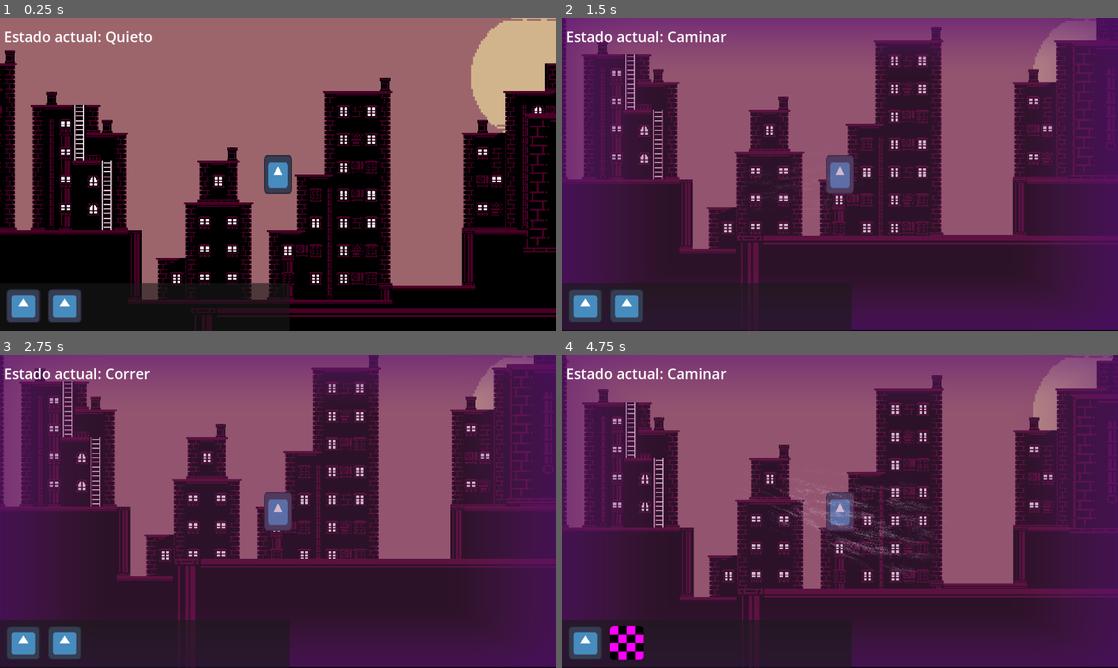
Above: before the commit, frames 1-4 (two rows, left to right).
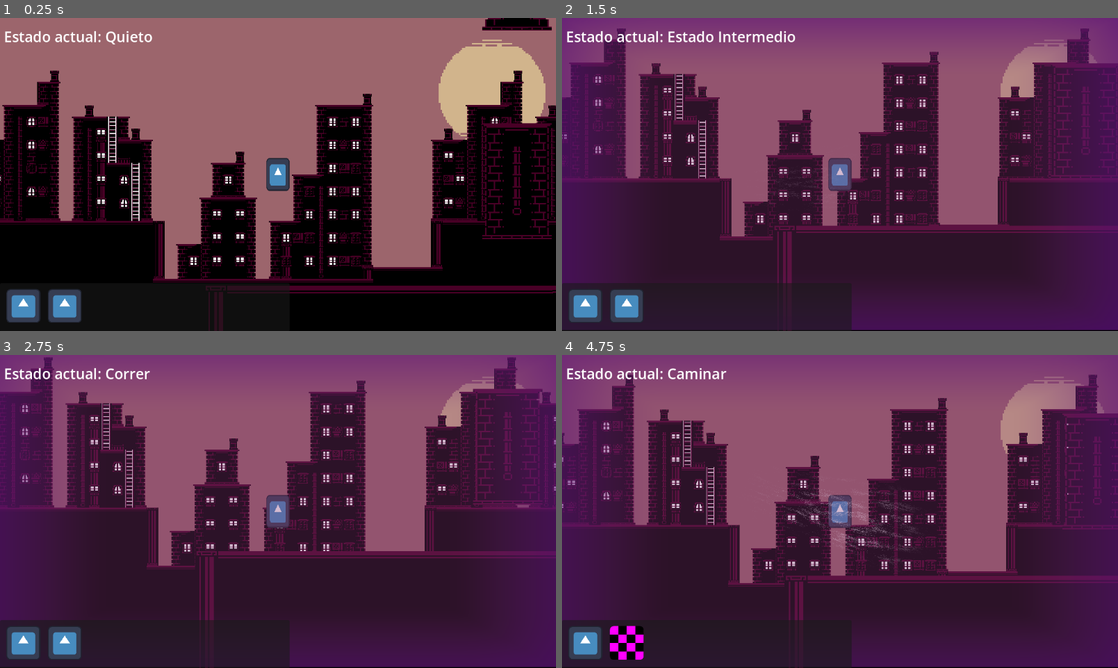
Above: after the commit, the same moments.

Repository: Proyecto-Carpincho/Proyecto-Carpincho
Game: Godot game, scene res://Scenes/main.tscn
Same seed, same stepped clock (60 frames per second), same inputs: the game is played once before the commit and once after it. The engine's default icon, where the game draws it, is replaced by a stand-in: a white triangle on a blue panel in a dark square.
Inputs (mouse positions are in pixels of both pictures, inside the frame that each line leads up to):
- Up to frame 1 (0.25 s): no input
- Up to frame 2 (1.5 s): move the mouse to (962, 158) at 0.52 s; hold D (Move Right) from 0.53 s (still down); tap Ctrl (Bullet Time) at 0.6 s; tap Space (Jump) at 0.77, 1.07 s; right-click (962, 158) at 0.8 s; move the mouse to (728, 190) at 1.27 s; right-click (728, 190) at 1.35 s
- Up to frame 3 (2.75 s): tap Space (Jump) at 1.52, 1.82, 2.3 s; tap Shift (Run) at 1.55 s; move the mouse to (333, 442) at 2.02 s; release D (Move Right) at 2.03 s; hold A (Move Left) from 2.03 s (still down); hold Shift (Run) from 2.03 s (still down)
- Up to frame 4 (4.75 s): move the mouse to (812, 574) at 2.77 s; release A (Move Left) at 2.78 s; release Shift (Run) at 2.78 s; hold D (Move Right) 2.78-4.28 s; tap Space (Jump) at 2.85, 3.02, 3.32, 3.77, 4.07, 4.52 s; tap Ctrl (Bullet Time) at 3.05, 3.6 s; move the mouse to (1006, 558) at 3.52 s; right-click (1006, 558) at 3.8 s; move the mouse to (673, 464) at 4.27 s; hold A (Move Left) from 4.28 s (still down); right-click (673, 464) at 4.35 s; tap Shift (Run) at 4.55 s

The runs differ from the first frame. In frame 1, 32% of the frame differs, in the area x 0-100%, y 0-100%; in frame 2, 26%; in frame 3, 25%; in frame 4, 29%.

Commit message:
Acutalizacion en movimiento del jugador
modifique unas cosas, comente codigo arregle bugs mejore un poco de lal y agregue MOSQUITOS (lo ultimo es ytph)

Diff:
--- a/Scenes/Character.tscn
+++ b/Scenes/Character.tscn
@@ -30,7 +30,7 @@
 texture = ExtResource("2_677pu")
 
 [node name="Camera2D" type="Camera2D" parent="."]
-zoom = Vector2(1.8, 1.8)
+zoom = Vector2(1.5, 1.5)
 
 [node name="Central State Machine" type="Node" parent="." node_paths=PackedStringArray("Player", "DashNode")]
 script = ExtResource("2_jo2ib")
@@ -41,6 +41,7 @@
 "Colgado Pared": NodePath("."),
 "Correr": NodePath("."),
 "Deslizarse Pared": NodePath("."),
+"Estado Intermedio": NodePath("."),
 "Muerte": NodePath("."),
 "Quieto": NodePath(".")
 })
@@ -57,8 +58,9 @@
 wait_time = 0.2
 one_shot = true
 
-[node name="Dash" parent="." node_paths=PackedStringArray("Player") instance=ExtResource("4_v7dgu")]
+[node name="Dash" parent="." node_paths=PackedStringArray("Player", "CentralStateMachine") instance=ExtResource("4_v7dgu")]
 Player = NodePath("..")
+CentralStateMachine = NodePath("../Central State Machine")
 TiempoDeRecarga = 0.1
 
 [connection signal="timeout" from="Cooldown Bullet Time" to="Central State Machine" method="_on_bullet_time_timeout"]
--- a/Scenes/main.tscn
+++ b/Scenes/main.tscn
@@ -269,8 +269,8 @@
 gravityMultiplyWall = 0.01
 walkVelocity = 170.0
 maxWalkVelocity = 200.0
-runVelocity = 125.0
-maxRunVelocity = 250.0
+runVelocity = 150.0
+maxRunVelocity = 300.0
 extraJump = 1
 extraJumpBoost = 1.6
 velocityJump = -150.0
--- a/Scripts/Efectos Visuales.gd
+++ b/Scripts/Efectos Visuales.gd
@@ -6,7 +6,7 @@
 	var ShaderTiem:ShaderMaterial = RelTiemp.material
 	ShaderTiem.set_shader_parameter("ColorDelBorde",ColorBorde)
 	get_tree().create_tween().tween_property(ShaderTiem,"shader_parameter/ColorDelFondo",ColorFondo,Tiempo)
-	var Relentiza:float = 0.3 if DetenerTiempo else 1
+	var Relentiza:float = 0.3 if DetenerTiempo else 1.0
 	get_tree().create_tween().tween_property(ShaderTiem,"shader_parameter/Bordeado",Relentiza,Tiempo)
 	if not DetenerTiempo:
 		get_tree().create_tween().tween_property(ShaderTiem,"shader_parameter/ColorDelFondo",Color(0.0, 0.0, 0.0, 0.0),Tiempo)
--- a/Scripts/Jugador/Estados Basicos Jugador.gd
+++ b/Scripts/Jugador/Estados Basicos Jugador.gd
@@ -1,53 +1,62 @@
 extends StateMachine
 
-
 """
-	Estados Basicos Jugador:
-		#Funcion:
-			Ser los la maquina de estado principal del jugador
-		#Notas:
-			Aun esta en proceso asi que no es del todo entendible su funcionamiento
-			(especialmente en nombres de funciones y variables).
-			Voy poco a poco mejorando eso
-			tiene 248 lineas 👀 siempre llego a casi las 300 por alguna razon (Te estoy viendo Cinematic Player)"""
-
-#region Variables
-@export var Player:CharacterBody2D=get_parent()
-##Nodo padre de la escena Dash
-@export var DashNode:Node2D
-
-var CountJump:int
-var inWall:bool
-var Cooldown:bool=true
-var Jumping:bool
-var ExtraJump:bool
-var IsInCoyoteTime:bool
-var a:bool #Buen nombre eh
-var wallDirection:int
-var InFloor:bool
-
-
-#region Timers
+Estados Básicos del Jugador:
+	# Función:
+		Esta es la máquina de estados principal del jugador.
+		Maneja locomoción, salto, wall jump, wall slide, dash y bullet time.
+
+	# Notas:
+		⚠️ Todavía en desarrollo → algunos nombres de funciones/variables no están bien pulidos.
+		Tiende a crecer mucho (248+ líneas 👀).
+		Mejorar modularización puede ayudar a reducir tamaño.
+"""
+
+#region === Variables principales ===
+@export var Player:CharacterBody2D = get_parent()   ## Nodo jugador
+@export var DashNode:Node2D                        ## Nodo intermediario que conecta con la StateMachine del Dash
+
+var CountJump:int                                  ## Saltos restantes (para double-jump o más)
+var inWall:bool                                    ## True si el jugador está en la pared
+var Cooldown:bool = true                           ## Control del tiempo de recarga (Bullet Time)
+var Jumping:bool                                   ## True mientras se mantiene un salto activo
+var ExtraJump:bool                                 ## True si se ejecuta un salto extra
+var IsInCoyoteTime:bool                            ## True si el jugador puede saltar después de salir del suelo
+var a:bool                                         ## Flag auxiliar para control de saltos
+var wallDirection:int                              ## Dirección de la pared (-1 izquierda, 1 derecha)
+var InFloor:bool                                   ## True si estaba en el piso en el frame anterior
+#endregion
+
+
+#region === Timers ===
 @onready var TimerBulletTime:Timer = Player.get_node("Cooldown Bullet Time")
 @onready var TimerCoyote:Timer = Player.get_node("Timer Coyote")
 #endregion
-#endregion Variables
-
-
+
+
+#region === Ciclo de vida ===
 func _ready() -> void:
 	SetActualState("Quieto")
 
 func _physics_process(delta: float) -> void:
 	ExecutePhysics(delta)
-
-
-func _PhysicsMatch(delta:float,State:String) -> void:
+#endregion
+
+
+#region === Lógica de estados ===
+func _PhysicsMatch(delta:float, State:String) -> void:
+	## Actualiza la UI con el estado actual
 	Ui.SetState(State)
+
+	## Reset de rotación en estados básicos
 	if State in ["Correr","Quieto","Caminar"]:
 		Player.setShapeRotation()
+
+	# --- Lógica de estados individuales ---
 	match State:
+
 		"Quieto":
-			Player.velocity.x = move_toward(Player.velocity.x,0,delta*250)
+			Player.velocity.x = move_toward(Player.velocity.x, 0, delta*250)
 			if Player.inputWalk() != 0:
 				SetActualState("Caminar")
 			jump()
@@ -56,60 +65,62 @@
 		"Caminar":
 			Player.velocity.x += Player.inputWalk() * Player.walkVelocity * delta
 
-			if abs(Player.velocity.x)>Player.maxWalkVelocity:
-				Player.velocity.x=Player.inputWalk() * Player.maxWalkVelocity
-
+			# Limitar velocidad máxima
+			if abs(Player.velocity.x) > Player.maxWalkVelocity:
+				Player.velocity.x = Player.inputWalk() * Player.maxWalkVelocity
+
+			# Transiciones de estado
 			if Player.inputWalk() == 0:
 				SetActualState("Quieto")
 			if Player.inputRun():
 				SetActualState("Correr")
+
 			InputToWall()
-
 			jump()
 
+			# Cambio de dirección → aplicar freno
 			var Direccion = -1 if Player.velocity.x < 0 else 1
-
 			if Direccion != Player.inputWalk():
-				Player.velocity.x = Player.velocity.x*0.9
+				Player.velocity.x *= 0.9
 
 		"Correr":
-			if Player.inputWalk()!=0:
+			if Player.inputWalk() != 0:
 				Player.velocity.x += Player.inputWalk() * Player.runVelocity * delta
-				if abs(Player.velocity.x)>Player.maxRunVelocity:
-
-					Player.velocity.x=Player.inputWalk() * Player.maxRunVelocity
+
+				# Limitar velocidad máxima
+				if abs(Player.velocity.x) > Player.maxRunVelocity:
+					Player.velocity.x = Player.inputWalk() * Player.maxRunVelocity
 
 				var Direccion = -1 if Player.velocity.x < 0 else 1
-
 				if Direccion != Player.inputWalk():
-					Player.velocity.x = Player.velocity.x*0.9
-
+					Player.velocity.x *= 0.9
+
+			# Transiciones de estado
 			if Player.inputWalk() == 0 and not Player.inputRun():
 				SetActualState("Quieto")
 			if not Player.inputRun():
 				SetActualState("Caminar")
+
 			InputToWall()
-
 			jump(Player.jumpMultiplyBoosted)
 
 		"Colgado Pared":
-			inWall= true
+			inWall = true
 			if Player.is_on_floor() or not Player.isOnWall():
 				SetActualState("Quieto")
-				inWall= false
+				inWall = false
 
 			if Player.inputWall() != 0:
 				Player.velocity.y = 0
 				SetActualState("Deslizarse Pared")
 
 			if Player.velocity.y < 0:
-
-				Player.velocity.y = Player.velocity.y *0.1
+				Player.velocity.y *= 0.1
 
 			wallJump()
 
 		"Deslizarse Pared":
-			inWall= true
+			inWall = true
 			Player.velocity.y = Player.wallVelocity * 1.5 * Player.inputWall() * delta
 			if (Player.is_on_floor() and Player.inputWall() == 0) or (not Player.isOnWall() and not Player.is_on_floor()):
 				SetActualState("Quieto")
@@ -124,125 +135,136 @@
 		"Muerte":
 			pass
 
-	#region Default cosas que todos los estados comparten
-
-
-	var EnDash:bool =DashNode.EnDash
-	if DashNode:
-		EnDash =DashNode.EnDash
-
-
-	#Gravedad
-	#este if actua cuando no esta en el piso, no tiene coyote time y ademas no esta Dasheando
+		"Estado Intermedio":
+			pass
+#endregion
+
+
+#region === Lógica común para todos los estados ===
+	# Variables del dash
+	var EnDash:bool = DashNode.EnDash if DashNode else false
+
+	# Gravedad (si no está en suelo, no hay coyote time y no está en dash)
 	if (not Player.is_on_floor() and TimerCoyote.is_stopped()) and not EnDash:
-		var multiplyGravity:float= 1 if not inWall else Player.gravityMultiplyWall
-
+		var multiplyGravity:float = 1 if not inWall else Player.gravityMultiplyWall
 		if Player.velocity.y < (Player.maxGravity * multiplyGravity) or State=="Deslizarse Pared":
 			Player.velocity.y += Player.gravity * multiplyGravity * delta
 		else:
 			Player.velocity.y = Player.maxGravity * multiplyGravity
 
-	#estado para morir
+	# Estado de muerte
 	if Player.life == 0:
-		#Aun no tiene nada por que no tenemos interfaz aun para poner algo como "te moriste we"
 		SetActualState("Muerte")
-	#region Bullet time
+
+	#region Bullet Time
 	if Input.is_action_just_pressed("Bullet Time") and Cooldown and Player.buTimeIsActive:
 		Cooldown = false
 		EfectosVisuales.RelentizarTiempo(0.3)
 		await get_tree().create_timer(0.15).timeout
 		Engine.time_scale = 0.35
 		await get_tree().create_timer(Player.bulletTimesec).timeout
-		EfectosVisuales.RelentizarTiempo(1,false)
+		EfectosVisuales.RelentizarTiempo(1, false)
 		Engine.time_scale = 1
 		TimerBulletTime.wait_time = Player.Cooldown
 		TimerBulletTime.start()
 		Ui.RecargaBulletTime(Player.Cooldown)
-	#endregion Bullet time
-
-	#Input Dash
-	if Input.is_action_just_pressed("Dash")and(DashNode.ActualState.find("Dash") == -1):
-		#dato importante uso al nodo que es padre del state machine como intermediario.
-		#Ya que como es una escena distinta no puedo acceder a sus nodos hijos (bueno si puedo pero no debo)
+	#endregion
+
+	# Input Dash
+	if Input.is_action_just_pressed("Dash") and (DashNode.ActualState.find("Dash") == -1):
 		DashNode.InicioEstado = true
 		DashNode.SetEstadoActual("Dash")
+
+	# Coyote Time + movimiento base
 	CoyoteTime()
 	Player.move_and_slide()
-	#endregion
-
-
+#endregion
+
+
+#region === Funciones auxiliares ===
 func InputToWall():
+	## Detecta si debe transicionar a estados de pared
 	if not Player.is_on_floor() and Player.isOnWall():
-		Player.velocity.y=0
+		Player.velocity.y = 0
 		SetActualState("Colgado Pared")
 	if Player.isOnWall() and Player.inputWall() != 0:
 		SetActualState("Deslizarse Pared")
 
 
-func jump(Multiply:float=1.0)->void:
+func jump(Multiply:float=1.0) -> void:
+	## Maneja salto normal, extra jump y coyote time
 	if Player.is_on_floor():
 		a = true
+
 	if Player.inputJump():
 		if Player.is_on_floor() or (IsInCoyoteTime and a):
 			a = false
-			CountJump=Player.extraJump
-			Jumping=true
+			CountJump = Player.extraJump
+			Jumping = true
 			if IsInCoyoteTime:
 				Player.velocity.y = 0
 				IsInCoyoteTime = false
 				TimerCoyote.stop()
-		elif CountJump!=0:
+		elif CountJump != 0:
 			if Player.velocity.y < 0:
 				Player.velocity.y = 0
-
-			CountJump-=1
-			Jumping=true
-			ExtraJump=true
+			CountJump -= 1
+			Jumping = true
+			ExtraJump = true
+
 	if Player.is_on_floor():
-		CountJump=Player.extraJump
-
-	#el input y el salto estan en partes distintas para hacer que el jugador pueda nivelar la fuerza del salto hasta un maximo
+		CountJump = Player.extraJump
+
+	# Controla la fuerza del salto (según cuánto se mantiene pulsado)
 	if Jumping:
 		if not ExtraJump:
-			Player.velocity.y+=Player.velocityJump*Multiply* 0.25
-			if Player.velocity.y < Player.velocityJump*Multiply or not Player.inputIsJumping():
-				Jumping=false
+			Player.velocity.y += Player.velocityJump * Multiply * 0.25
+			if Player.velocity.y < Player.velocityJump * Multiply or not Player.inputIsJumping():
+				Jumping = false
 		else:
-			ExtraJump=false
-			Player.velocity.y=Player.velocityJump*Multiply* Player.extraJumpBoost
-
-
-func wallJump()->void:
-	##hay un bug donde cuando se pone una posicion muy justa y saltas estando en el estado "quieto" salta y la variable Jumping hace cosas raras y se pone a volar
+			ExtraJump = false
+			Player.velocity.y = Player.velocityJump * Multiply * Player.extraJumpBoost
+
+
+func wallJump() -> void:
+	"""
+	Maneja el salto en pared (wall jump).
+	⚠️ Existe un bug:
+		Si el jugador salta al lado de la pared pero estando en el piso, primero hace salto normal y despues hace salto en pared
+	"""
 	if Player.inputJump():
 		if Player.isOnWall():
-			CountJump=Player.extraJump
-			Jumping=true
-			wallDirection=Player.getShapeDireccion()
-			Player.velocity.y=0
+			CountJump = Player.extraJump
+			Jumping = true
+			wallDirection = Player.getShapeDireccion()
+			Player.velocity.y = 0
 	if Jumping:
 		if wallDirection == 0:
-			wallDirection=Player.getShapeDireccion()
+			wallDirection = Player.getShapeDireccion()
 		Player.setShapeRotation(-1 * wallDirection)
 		if not Player.isOnWall():
-			Player.velocity.y+=Player.wallJumpVelocity
-			Player.velocity.x=-1 * wallDirection * Player.runVelocity * 1.5
-
+			Player.velocity.y += Player.wallJumpVelocity
+			Player.velocity.x = -1 * wallDirection * Player.runVelocity * 1.5
 	else:
-		wallDirection=0
+		wallDirection = 0
+
 
 func _on_bullet_time_timeout() -> void:
 	Cooldown = true
 
+
 func CoyoteTime():
+	## Maneja el tiempo de "coyote" (puede saltar poco después de dejar el suelo)
 	if Player.is_on_floor():
 		TimerCoyote.stop()
 		InFloor = true
 		IsInCoyoteTime = false
 	elif TimerCoyote.is_stopped() and InFloor:
 		TimerCoyote.start()
-		InFloor =false
+		InFloor = false
 		IsInCoyoteTime = true
+
 
 func _on_timer_coyote_timeout() -> void:
 	IsInCoyoteTime = false
+#endregion
--- a/Scripts/Jugador/Habilidades Modulares/Dash/Dash.gd
+++ b/Scripts/Jugador/Habilidades Modulares/Dash/Dash.gd
@@ -1,19 +1,31 @@
 extends Node2D
-
 
 """
 Nodo Dash:
-	Funcion:
-		Es el Intermediario entre la maquina de estados del Dash y La maquina de estados central o otras
-		hago esto por seguridad y tener un camino donde se quien, que y como hacen cosas en la maquina de estados Dash.
-		A y tambien para que la maquina de dash interactue con Player o otros"""
+	Función:
+		Es el intermediario entre la máquina de estados del Dash y la máquina de estados central (u otras).
+		La idea es tener un nodo "puente" que controle la comunicación y seguridad:
+			- Quién cambia estados
+			- Cómo interactúan
+			- Qué variables se exponen
+		Así, la máquina de Dash puede interactuar con Player u otros sin ensuciar lógica directamente.
+"""
 
-@export var DashNode:StateMachine
-@export var Player:CharacterBody2D
-@export var TiempoDeRecarga:float:
+#region === Export variables ===
+@export var DashNode:StateMachine          ## Referencia a la máquina de estados específica del Dash
+@export var Player:CharacterBody2D         ## Referencia al jugador
+@export var CentralStateMachine:StateMachine ## Referencia a la máquina de estados central del personaje
+
+@export var TiempoDeRecarga:float:         ## Tiempo de recarga del dash
 	set(Var):
 		TiempoDeRecarga = Var
-		DashNode.TiempoDeRecarga = Var
+		DashNode.TiempoDeRecarga = Var      ## Se propaga el valor hacia el nodo Dash interno
+#endregion
+
+
+#region === Propiedades proxy ===
+## Estas propiedades son "espejos" de las variables internas de DashNode
+## Permiten acceder/modificar su valor desde este nodo intermediario.
 
 var EnDash:bool:
 	get():
@@ -25,13 +37,21 @@
 	get:
 		return DashNode.ActualState
 	set(Var):
-		DashNode.ActualState=Var
+		DashNode.ActualState = Var
 
 var InicioEstado:bool:
 	get:
 		return DashNode.InicioEstado
 	set(Var):
-		DashNode.InicioEstado=Var
+		DashNode.InicioEstado = Var
+#endregion
 
+
+#region === Métodos ===
 func SetEstadoActual(Estado:String) -> void:
+	"""
+	Establece el estado actual de la máquina de Dash.
+	En vez de llamar directamente al DashNode, se pasa por este nodo intermediario.
+	"""
 	DashNode.SetActualState(Estado)
+#endregion
--- a/Scripts/Jugador/Habilidades Modulares/Dash/Estado Dash.gd
+++ b/Scripts/Jugador/Habilidades Modulares/Dash/Estado Dash.gd
@@ -1,89 +1,148 @@
 extends StateMachine
 
-@onready var Player:CharacterBody2D = get_parent().Player
+#region === Referencias a nodos del padre ===
+@onready var Player:CharacterBody2D = get_parent().Player   ## Personaje principal controlado por el estado
+@onready var Line2d:Line2D = get_parent().get_node("Line2D") ## Línea que indica dirección del dash
+@onready var Viento:Line2D = get_parent().get_node("Line2D2") ## Línea que simula el efecto de viento durante el dash
+@onready var timerDash:Timer = get_parent().get_node("Timer Dash") ## Timer que controla la duración del dash
+@onready var timerRecarga:Timer = get_parent().get_node("Timer Recarga") ## Timer que controla el cooldown antes de poder volver a hacer dash
+#endregion
 
-@onready var Line2d:Line2D =get_parent().get_node("Line2D")
-@onready var Viento:Line2D =get_parent().get_node("Line2D2")
-@onready var timerDash:Timer= get_parent().get_node("Timer Dash")
-@onready var timerRecarga:Timer= get_parent().get_node("Timer Recarga")
 
+#region === Variables de control ===
+var MousePosition:Vector2      ## Posición del mouse relativa al jugador |
+var GlobalMouse:Vector2        ## Posición global del mouse (con respecto a la escena) |
+var velocidadPostion:Vector2   ## (No usada aún, parece reservada para cálculos de velocidad futura) |
+
+var EnDash:bool                 ## Indica si el jugador está actualmente en un dash |
+var InicioEstado:bool           ## Marca si es el inicio del estado (primer frame en Dash) |
+var PrimerFrameEnDash:bool      ## True solo en el primer frame del dash |
+var TiempoDeRecarga:float       ## Tiempo de recarga antes de poder volver a usar dash |
+var CambioStado:bool            ## Marca si hubo un cambio de estado entre Dash/SinDash |
+var EstadoAnterior:String       ## Guarda el estado anterior antes de entrar en Dash |
+var ActivarViento:bool                   ## Flag usado para inicializar animación del viento |
+#endregion
+
+
+#region === Procesos de física ===
 func _physics_process(delta: float) -> void:
+	"""
+	Loop principal de física.
+	Se delega a ExecutePhysics (definido en la clase base StateMachine).
+	"""
 	ExecutePhysics(delta)
+#endregion
 
-var MousePosition:Vector2
-var GlobalMouse:Vector2
-var velocidadPostion:Vector2
-var EnDash:bool
-var InicioEstado:bool
-var PrimerFrameEnDash:bool
-var TiempoDeRecarga:float
 
-func _PhysicsMatch(delta: float, State: String) -> void:
+#region === Manejo de estados ===
+func _PhysicsMatch(_delta: float, State: String) -> void:
+	"""
+	Dependiendo del estado actual (Dash o SinDash)
+	se ejecuta la lógica correspondiente.
+	"""
 	match State:
+
+		#region --- Estado DASH ---
 		"Dash":
+			CambioStado = true
+
+			# Solo puede hacer dash si el timer de recarga terminó
 			if timerRecarga.is_stopped():
+				# Mostrar la línea de dirección al inicio
 				if InicioEstado:
 					Line2d.set_visible(true)
 
+				# Actualizar la línea de dirección hacia el mouse
 				if Line2d.is_visible():
 					MousePosition = get_parent().get_local_mouse_position()
 					MousePosition = MousePosition if MousePosition.length() < 150 else MousePosition.normalized() * 150
 					GlobalMouse = get_parent().to_global(MousePosition)
 					Line2d.set_point_position(1, MousePosition)
 
+				# Inicio del dash al presionar la tecla
 				if Input.is_action_just_pressed("Dash") and not InicioEstado:
-					Test = true
+					# Asegura que el CentralStateMachine cambie a un estado intermedio
+					if get_parent().CentralStateMachine.ActualState[0] != "Estado Intermedio":
+						EstadoAnterior = get_parent().CentralStateMachine.ActualState[0]
+						get_parent().CentralStateMachine.SetActualState("Estado Intermedio")
+					ActivarViento = true
 					Line2d.set_visible(false)
 					EnDash = true
 					PrimerFrameEnDash = true
 					timerDash.start()
 					Viento.set_visible(true)
 
+				# Mientras esté en dash
 				if EnDash:
-					# Rotación del sprite según dirección X
+					# Rotación según dirección X
 					Player.setShapeRotation(1 if MousePosition.normalized().x > 0 else -1)
 
-					# Dirección hacia el mouse
+					# Dirección hacia el mouse (limitada en Y para evitar dash muy verticales)
 					var dir = MousePosition.normalized()
-					# Limitar componente Y para dash casi horizontal
 					dir.y = clamp(dir.y, -0.3, 0.3)
 					dir = dir.normalized()
 
-					# Velocidad objetivo de dash
-					var target_velocity = dir * 1250  # velocidad máxima de dash
+					# Velocidad objetivo del dash
+					var target_velocity = dir * 1250
 
-					# Aceleración suave usando lerp
+					# Movimiento interpolado hacia la velocidad objetivo
 					var acceleration_factor = 0.2
 					Player.velocity = Player.velocity.lerp(target_velocity, acceleration_factor)
 
-					# Efectos de viento
+					# Animación visual del viento
 					MovimientoViento()
 
-					if not PrimerFrameEnDash and (timerDash.is_stopped() or Player.global_position.distance_to(GlobalMouse) < 10 \
-						or Player.global_position.distance_to(GlobalMouse) > 200 or Input.is_action_pressed("Jump") or Player.isOnWall()):
-						Player.velocity *= 0.3
+					# Condiciones de salida del dash
+					if not PrimerFrameEnDash and (
+						timerDash.is_stopped()
+						or Player.global_position.distance_to(GlobalMouse) < 10
+						or Player.global_position.distance_to(GlobalMouse) > 200
+						or Input.is_action_pressed("Jump")
+						or Player.isOnWall()
+					):
+						Player.velocity *= 0.3  # Frenar al salir
 						EnDash = false
 						timerRecarga.wait_time = TiempoDeRecarga
 						timerRecarga.start()
-						Ui.RecargaDash(TiempoDeRecarga)
+						Ui.RecargaDash(TiempoDeRecarga)  # Llamada a UI
 						SetActualState("SinDash")
 
+				# Reset de banderas
 				InicioEstado = false
 				PrimerFrameEnDash = false
+		#endregion
 
 
-var Test:bool
+		#region --- Estado SIN DASH ---
+		"SinDash":
+			# Al salir del dash, restaurar el estado anterior
+			if CambioStado:
+				CambioStado = false
+				get_parent().CentralStateMachine.SetActualState(EstadoAnterior)
+		#endregion
+#endregion
+
+
+#region === Animación de viento ===
 func MovimientoViento():
+	"""
+	Actualiza la posición de las líneas del viento y
+	ejecuta animaciones de opacidad en el shader para dar efecto visual.
+	"""
 	const Tamaño:float = 150
-	Viento.set_point_position(1,MousePosition.normalized() * Tamaño)
-	Viento.set_point_position(0,(MousePosition * -1).normalized() * Tamaño)
-	if Test:
-		Test = false
+	Viento.set_point_position(1, MousePosition.normalized() * Tamaño)
+	Viento.set_point_position(0, (MousePosition * -1).normalized() * Tamaño)
+
+	if ActivarViento:
+		ActivarViento = false
 		var ShaderViento:ShaderMaterial = Viento.material
-		ShaderViento.set_shader_parameter("Alpha",0.0)
+		ShaderViento.set_shader_parameter("Alpha", 0.0)
 
+		# Aparición progresiva
 		await get_tree().create_timer(0.0005).timeout
-		get_tree().create_tween().tween_property(ShaderViento,"shader_parameter/Alpha",1.0,0.15)
+		get_tree().create_tween().tween_property(ShaderViento, "shader_parameter/Alpha", 1.0, 0.15)
 
+		# Cambio de intensidad
 		await get_tree().create_timer(0.2).timeout
-		get_tree().create_tween().tween_property(ShaderViento,"shader_parameter/Alpha",2.0,0.2)
+		get_tree().create_tween().tween_property(ShaderViento, "shader_parameter/Alpha", 2.0, 0.2)
+#endregion
--- a/Scripts/Jugador/player.gd
+++ b/Scripts/Jugador/player.gd
@@ -48,7 +48,7 @@
 	return Input.is_action_pressed("Jump")
 
 func setShapeRotation(OtherRotation:int=0)->void:
-	var auxDirection:int=inputWalk() if OtherRotation == 0 else OtherRotation
+	var auxDirection:int= int(inputWalk()) if OtherRotation == 0 else OtherRotation
 	if auxDirection!=0:
 		auxDirection= 0 if auxDirection == 1 else 180
 		get_node("Shape Pared").set_rotation_degrees(auxDirection)
--- a/Shader/Viento Dash.tres
+++ b/Shader/Viento Dash.tres
@@ -457,7 +457,6 @@
 
 }
 "
-graph_offset = Vector2(-401.6, -397.319)
 mode = 1
 flags/light_only = false
 nodes/fragment/0/position = Vector2(2140, 120)
